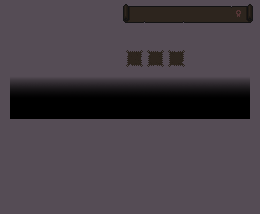
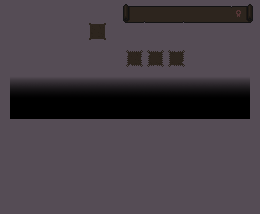
Comparing the layer stacks of the two 260×214 images. Changes:
added layer "TrunkSlot.png" above "InventoryItemSlot1.png" over left=89, top=23, right=106, bottom=40
